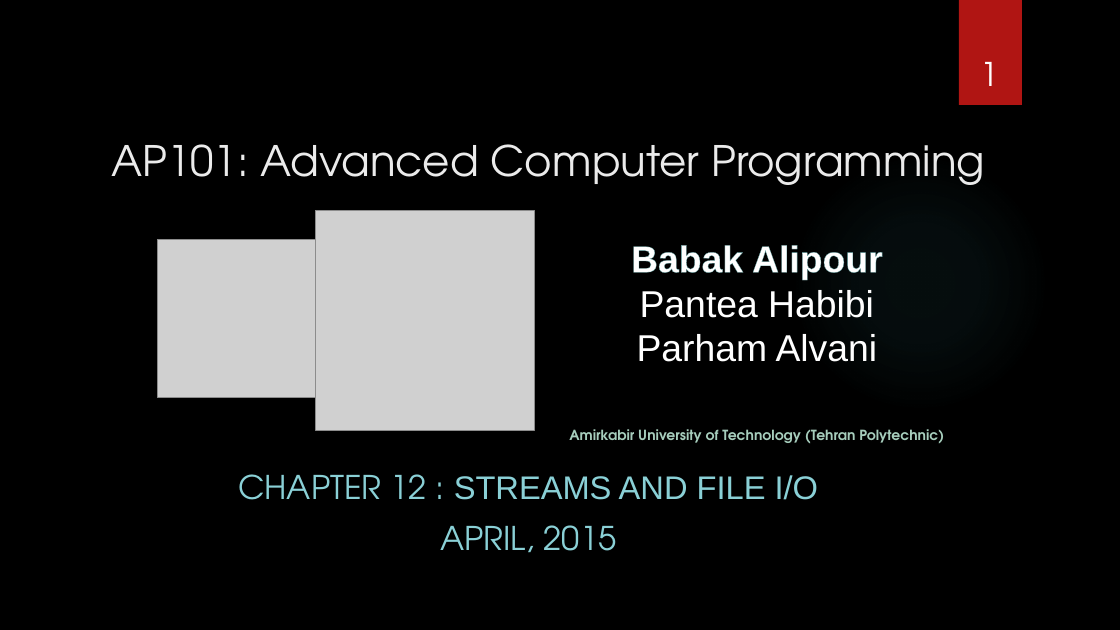
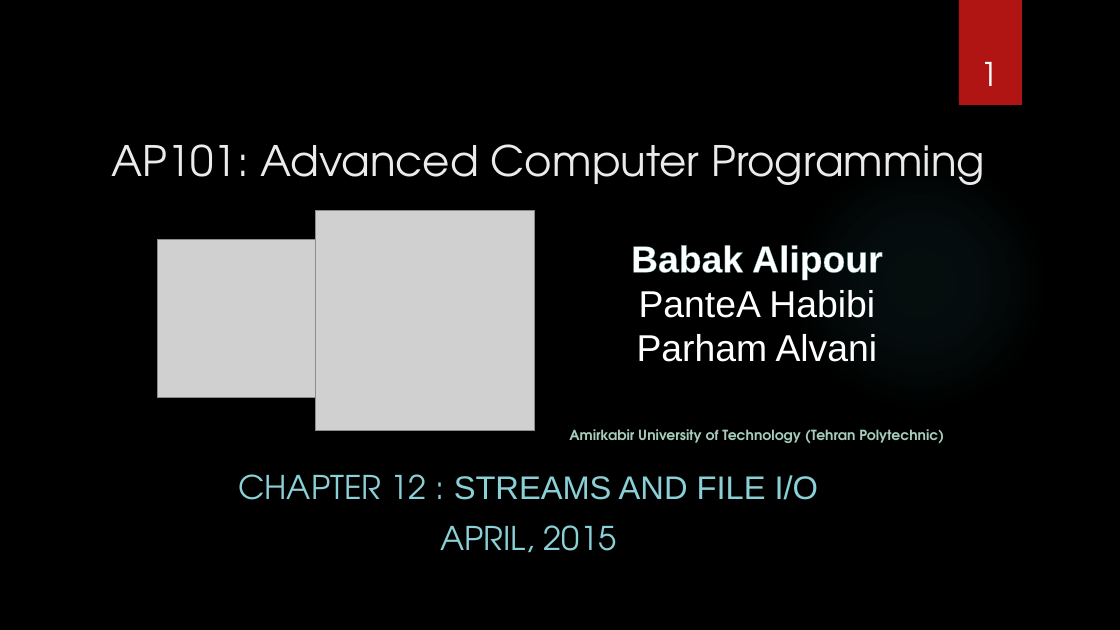
Before and after one commit to 9231058/AP101, a slide deck: slide 1 of slides/07-Ch12.pptx. Drawn at 1120x630 pixels with LibreOffice and Linux fonts; fonts in the diff are those of the drawing; grey boxes stand for pictures; background and template pictures are left out. Boxes give left, top, right and bottom in pixels: in the first picture for what was removed or moved away, otherwise in the second. Text is boxed around its words. In the diff, an @@ line names an element or a change of style, - is before the commit and + after.

```diff
--- a/slides/07-Ch12.pptx
+++ b/slides/07-Ch12.pptx
@@ text at (639,290,875,318): text changed @@
-Pantea Habibi
+PanteA Habibi
```
Also in this commit, not shown: 10 other slides changed, 1 slide added, 1 other file.
